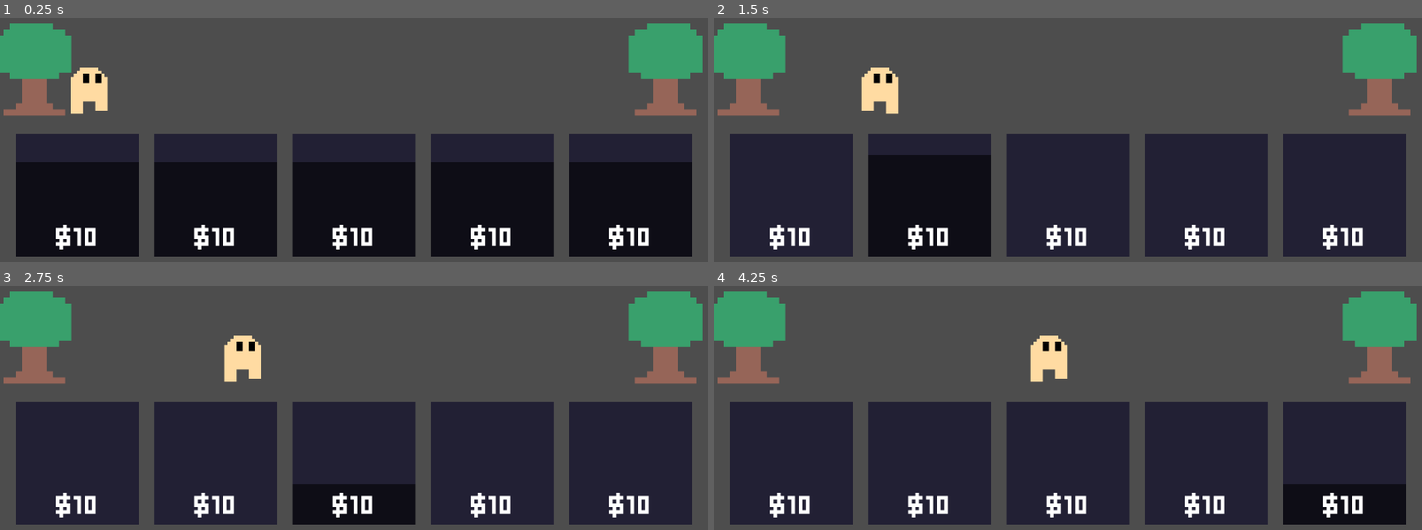
Above: before the commit, frames 1-4 (two rows, left to right).
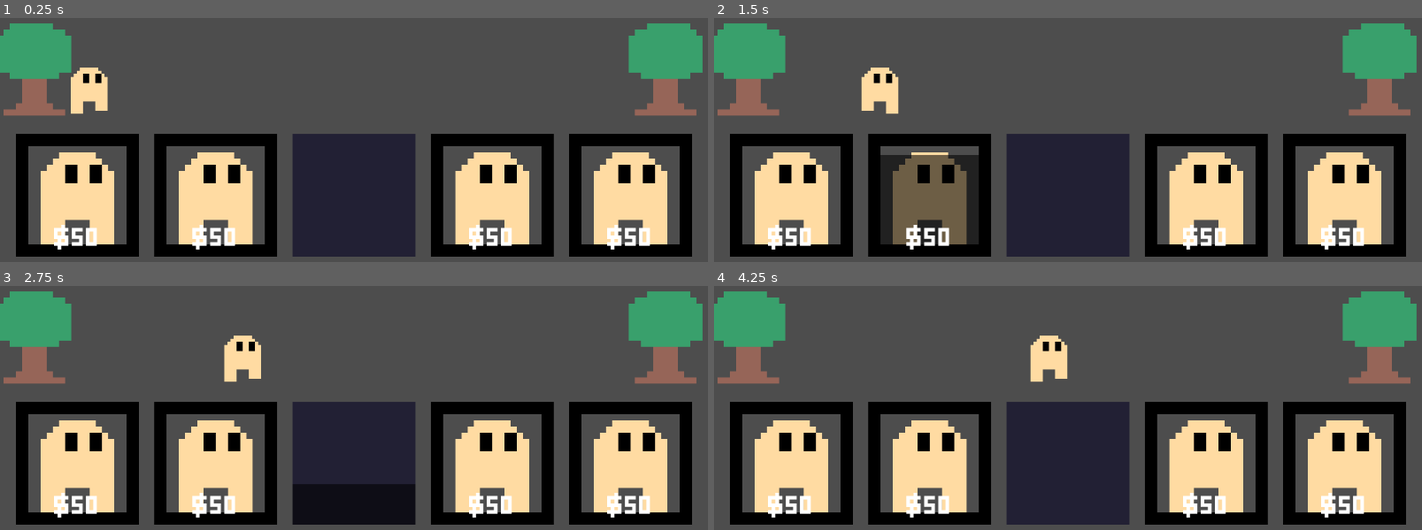
Above: after the commit, the same moments.

Repository: Aearhart55/web-battle
Game: Godot game, scene res://main.tscn
The game is run twice, just before and just after one commit, with the same random seed, the same clock (stepped at 60 frames per second) and the same inputs.
Inputs (mouse positions are in pixels of both pictures, inside the frame that each line leads up to):
- Up to frame 1 (0.25 s): no input
- Up to frame 2 (1.5 s): click "$10" (after the commit: "$50") at 0.5 s; click "$10" (after the commit: "$50") at 1.25 s
- Up to frame 3 (2.75 s): click (354, 464) at 2 s
- Up to frame 4 (4.25 s): click "$10" (after the commit: "$50") at 2.75 s; click "$10" (after the commit: "$50") at 3.5 s

The runs differ from the first frame. In frame 1, 32% of the frame differs, in the area x 2-98%, y 47-98%; in frame 2, 31%; in frame 3, 35%; in frame 4, 33%.

Commit message:
added global script, polished button

Diff:
--- a/base.gd
+++ b/base.gd
@@ -15,14 +15,14 @@
 	await anims.animation_finished
 	queue_free()
 
-func set_team(team : TEAM):
+func set_team(team : Global.TEAM):
 	Team = team
-	if Team == TEAM.ENEMY:
+	if Team == Global.TEAM.ENEMY:
 		anims.flip_h = true
 		speed *= -1
 		self.collision_layer = 2
 		self.collision_mask = 2
-	elif Team == TEAM.ALLY:
+	elif Team == Global.TEAM.ALLY:
 		anims.flip_h = false
 		self.collision_layer = 1
 		self.collision_mask = 1
--- /dev/null
+++ b/global.gd
@@ -0,0 +1,18 @@
+extends Node
+
+# name : unit, cost, cooldown, icon
+var stats = {
+	"empty" : ["empty", 0, 0, "res://blank_icon.png"],
+	"basic" : ["res://basic_unit.tscn", 50, 3.0, "res://basic_unit_icon.png"]
+}
+
+enum TEAM {ALLY, ENEMY}
+
+var money : int = 100
+
+func summon(unit: NodePath, team: TEAM):
+	if team == TEAM.ALLY:
+		pass
+
+func get_stats(unit_name: String):
+	return stats[unit_name]
--- a/main.tscn
+++ b/main.tscn
@@ -1,6 +1,7 @@
-[gd_scene load_steps=4 format=3 uid="uid://cycy5erh7g2pn"]
+[gd_scene load_steps=5 format=3 uid="uid://cycy5erh7g2pn"]
 
 [ext_resource type="PackedScene" uid="uid://dpf060j85153o" path="res://basic_unit.tscn" id="1_0xm2m"]
+[ext_resource type="Script" uid="uid://bni7daxj7d7c4" path="res://unit_card_bar.gd" id="1_1bvp3"]
 [ext_resource type="PackedScene" uid="uid://kl3jce73cms2" path="res://unit_button.tscn" id="1_h2yge"]
 [ext_resource type="PackedScene" uid="uid://dxs8jvn6xfpye" path="res://base.tscn" id="4_1bvp3"]
 
@@ -30,6 +31,8 @@
 mouse_filter = 2
 theme_override_constants/separation = 25
 alignment = 1
+script = ExtResource("1_1bvp3")
+unit_list = Array[String](["basic", "basic", "empty", "basic", "basic"])
 
 [node name="slot_one" parent="UI/unit_card_bar" instance=ExtResource("1_h2yge")]
 layout_mode = 2
--- a/project.godot
+++ b/project.godot
@@ -15,6 +15,10 @@
 config/features=PackedStringArray("4.5", "Mobile")
 config/icon="res://icon.svg"
 
+[autoload]
+
+Global="*res://global.gd"
+
 [display]
 
 window/stretch/mode="viewport"
--- a/unit.gd
+++ b/unit.gd
@@ -1,8 +1,6 @@
 class_name Unit extends Node
 
-enum TEAM {ALLY, ENEMY}
-
-@export var Team : TEAM
+@export var Team : Global.TEAM
 
 @export_category("Stats")
 @export var health : int = 3
@@ -56,16 +54,16 @@
 	await anims.animation_finished
 	queue_free()
 
-func set_team(team : TEAM):
+func set_team(team : Global.TEAM):
 	Team = team
-	if Team == TEAM.ENEMY:
+	if Team == Global.TEAM.ENEMY:
 		anims.flip_h = true
 		speed *= -1
 		attack_range.target_position.x *= -1
 		attack_range.collision_mask = 1
 		self.collision_layer = 2
 		self.collision_mask = 2
-	elif Team == TEAM.ALLY:
+	elif Team == Global.TEAM.ALLY:
 		anims.flip_h = false
 		attack_range.collision_mask = 2
 		self.collision_layer = 1
--- a/unit_button.gd
+++ b/unit_button.gd
@@ -2,6 +2,7 @@
 
 @onready var progress: ProgressBar = $ProgressBar
 @onready var cooldown_timer: Timer = $Timer
+@onready var cost_label: Label = $Label
 
 var unit : String
 var price : int
@@ -13,6 +14,24 @@
 
 
 func _on_pressed() -> void:
-	if cooldown_timer.is_stopped():
+	if cooldown_timer.is_stopped() and price <= Global.money:
+		Global.summon(unit, Global.TEAM.ALLY)
+		Global.money -= price
+		cooldown_timer.start()
 
-		cooldown_timer.start()
+func set_stats(stats: Array):
+	unit = stats[0]
+	price = stats[1]
+	cooldown = stats[2]
+	icon = stats[3]
+
+	texture_normal = load(icon)
+	cost_label.text = "$" + str(price)
+	if unit == "empty":
+		cost_label.text = ""
+
+func update_stats(stats: Array):
+	price = stats[1]
+	cooldown = stats[2]
+
+	cost_label.text = "$" + str(price)
--- a/unit_button.tscn
+++ b/unit_button.tscn
@@ -20,7 +20,6 @@
 
 [node name="Timer" type="Timer" parent="."]
 one_shot = true
-autostart = true
 
 [node name="ProgressBar" type="ProgressBar" parent="."]
 layout_mode = 0
--- /dev/null
+++ b/unit_card_bar.gd
@@ -0,0 +1,12 @@
+extends HBoxContainer
+
+@export var unit_list: Array[String]
+var slots: Array
+
+func _ready() -> void:
+	slots = get_children()
+	set_slots(unit_list)
+
+func set_slots(units: Array):
+	for i in range(5):
+		slots[i].set_stats(Global.get_stats(units[i]))
--- a/unit_card_stats.gd
+++ /dev/null
@@ -1,5 +0,0 @@
-class_name Card_Stats extends Resource
-# name : unit, cost, cooldown, icon
-var stats = {
-	"basic" : ["res://basic_unit.tscn", 50, 3.0, "res://farmer_sprites.png"]
-}
Not shown, added: global.gd.uid
Not shown, added: unit_card_bar.gd.uid
Not shown, removed: unit_card_stats.gd.uid
